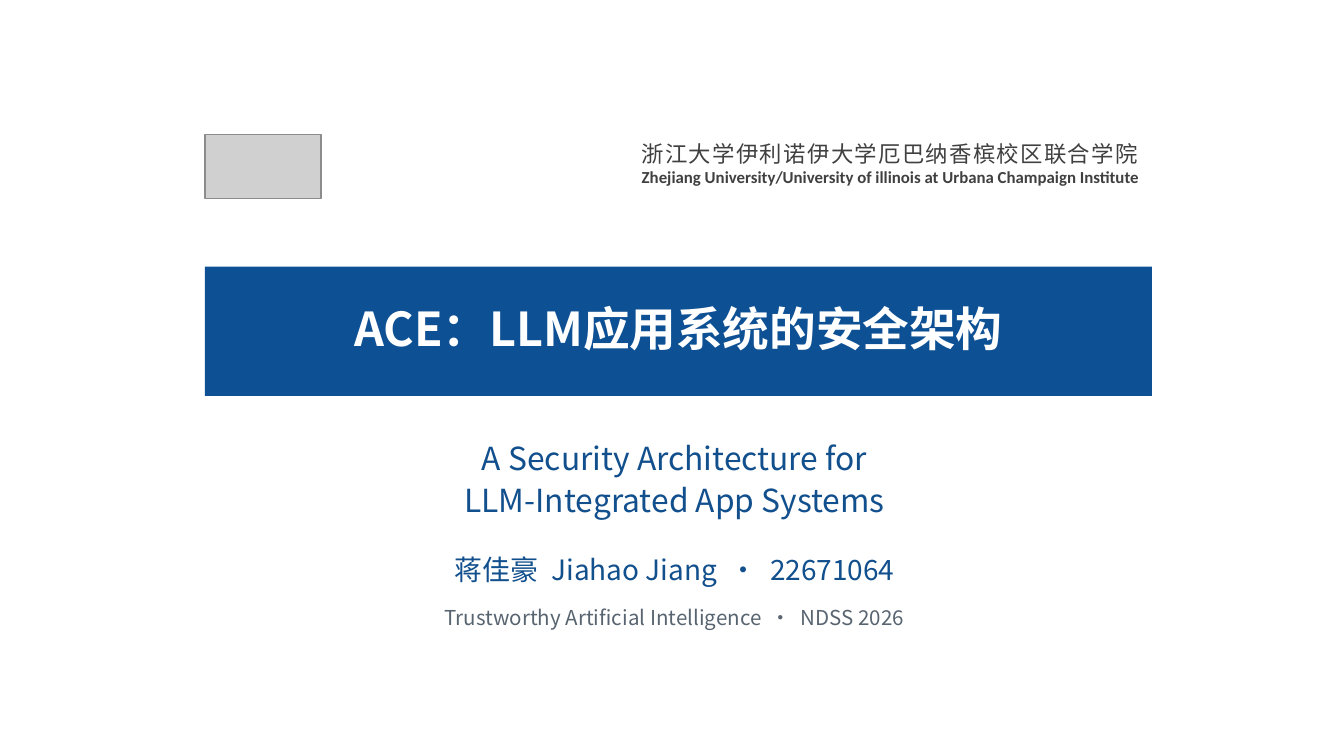
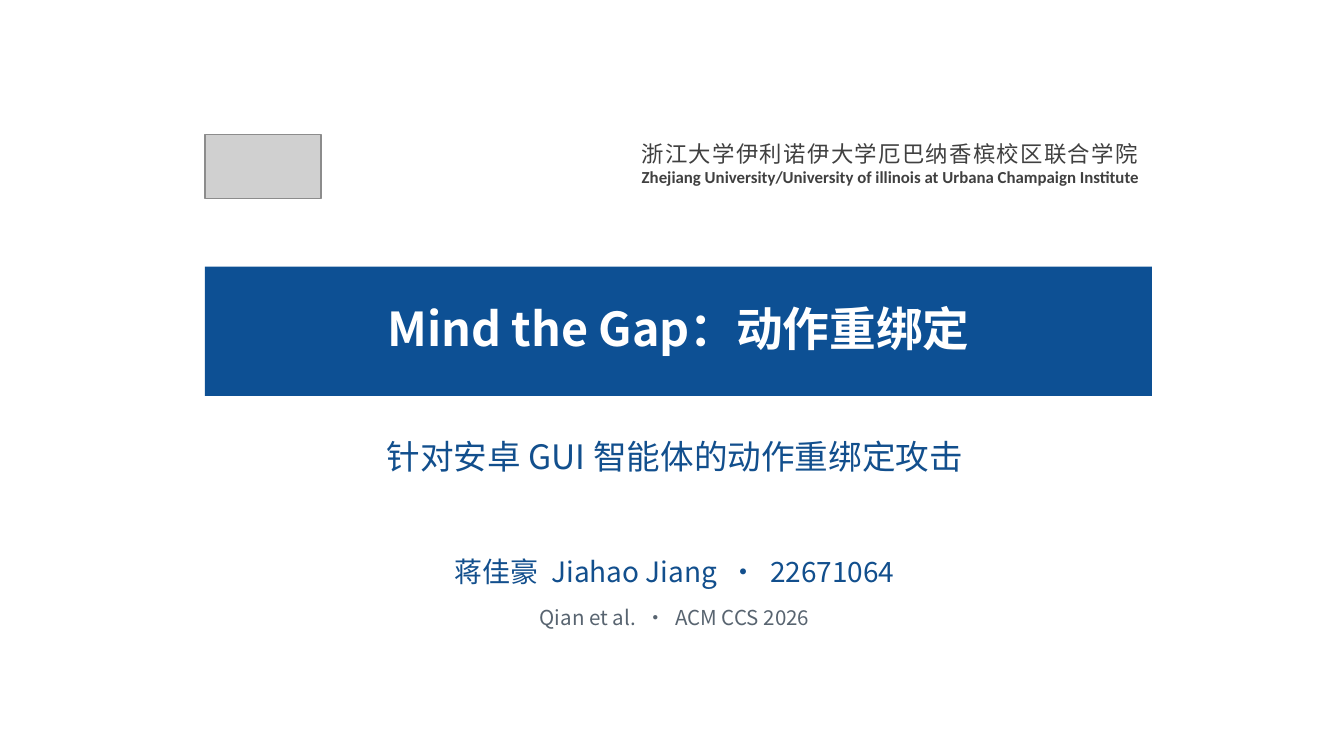
Before and after one commit to Novakru/ZJU-assignment-reports, a slide deck: slide 1 of review/presentation-zh.pptx. Drawn at 1344x756 pixels with LibreOffice and Linux fonts; fonts in the diff are those of the drawing; grey boxes stand for pictures; background and template pictures are left out. Boxes give left, top, right and bottom in pixels: in the first picture for what was removed or moved away, otherwise in the second. Text is boxed around its words. In the diff, an @@ line names an element or a change of style, - is before the commit and + after.

Commit message:
Switch AI security assignment to Mind the Gap

```diff
--- a/review/presentation-zh.pptx
+++ b/review/presentation-zh.pptx
@@ text at bbox=[387, 306, 970, 356]: text changed @@
-ACE：LLM应用系统的安全架构
+Mind the Gap：动作重绑定
@@ text at bbox=[387, 440, 963, 472]: text changed; size 17 to 18 pt @@
-A Security Architecture for
-LLM-Integrated App Systems
+针对安卓 GUI 智能体的动作重绑定攻击
@@ text at bbox=[540, 608, 810, 629]: text changed @@
-Trustworthy Artificial Intelligence · NDSS 2026
+Qian et al. · ACM CCS 2026
```
Also in this commit, not shown: 9 slides added, 9 slides removed, 22 other files.
